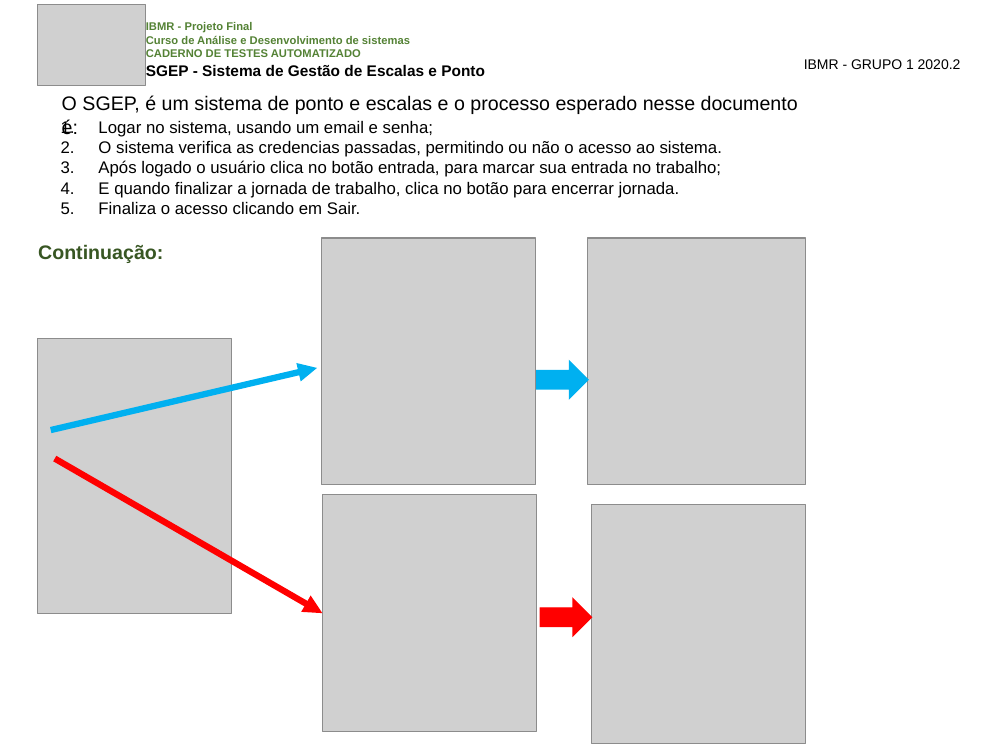
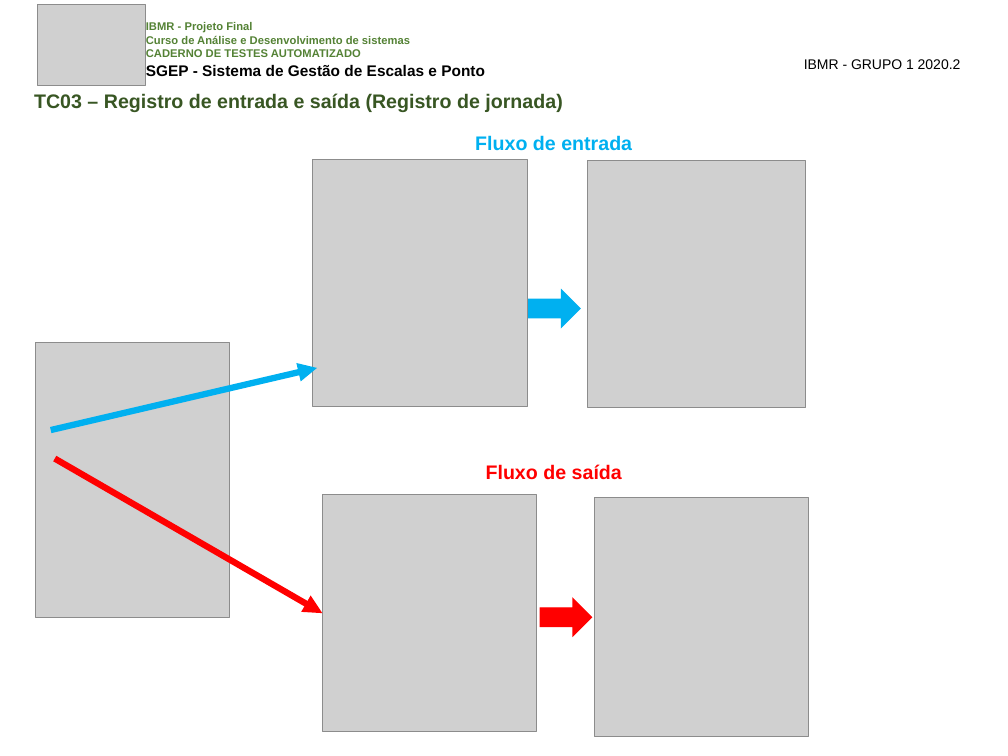
Before and after one commit to samirnagib/ibmr-sgep-doc, a slide deck: slide 7 of 04-DocumentosDoProjeto/04.2-PPTs/Documento de Testes do Sistema.pptx (slide 4 before the commit). Drawn at 1008x756 pixels with LibreOffice and Linux fonts; fonts in the diff are those of the drawing; grey boxes stand for pictures. Boxes give left, top, right and bottom in pixels: in the first picture for what was removed or moved away, otherwise in the second. Text is boxed around its words. In the diff, an @@ line names an element or a change of style, - is before the commit and + after.

```diff
--- a/04-DocumentosDoProjeto/04.2-PPTs/Documento de Testes do Sistema.pptx
+++ b/04-DocumentosDoProjeto/04.2-PPTs/Documento de Testes do Sistema.pptx
@@ text added at (34, 93, 562, 112), 14 pt, text #385723, bold @@
+TC03 – Registro de entrada e saída (Registro de jornada)
@@ text removed at (62, 95, 798, 114) @@
-O SGEP, é um sistema de ponto e escalas e o processo esperado nesse documento é:
@@ text removed at (98, 121, 722, 214) @@
-1. Logar no sistema, usando um email e senha;
-2. O sistema verifica as credencias passadas, permitindo ou não o acesso ao sistema.
-3. Após logado o usuário clica no botão entrada, para marcar sua entrada no trabalho;
-4. E quando finalizar a jornada de trabalho, clica no botão para encerrar jornada.
-5. Finaliza o acesso clicando em Sair.
@@ text added at (475, 135, 632, 151), 14 pt, text #00B0F0, bold @@
+Fluxo de entrada
@@ picture: place and size @@
-picture at (322, 238, 536, 485)
+picture at (312, 160, 527, 407)
@@ picture: place and size @@
-picture at (588, 238, 805, 485)
+picture at (588, 161, 805, 408)
@@ text removed at (38, 244, 163, 263) @@
-Continuação:
@@ right arrow: place and size @@
-right arrow at (537, 362, 589, 398)
+right arrow at (529, 290, 581, 327)
@@ picture: place and size @@
-picture at (37, 339, 231, 614)
+picture at (35, 343, 229, 618)
@@ text added at (486, 464, 622, 480), 14 pt, text #FF0000, bold @@
+Fluxo de saída
@@ picture: place and size @@
-picture at (592, 505, 806, 744)
+picture at (595, 498, 809, 737)
```
Also in this commit, not shown: 2 other slides changed, 3 slides added, 13 other files.
